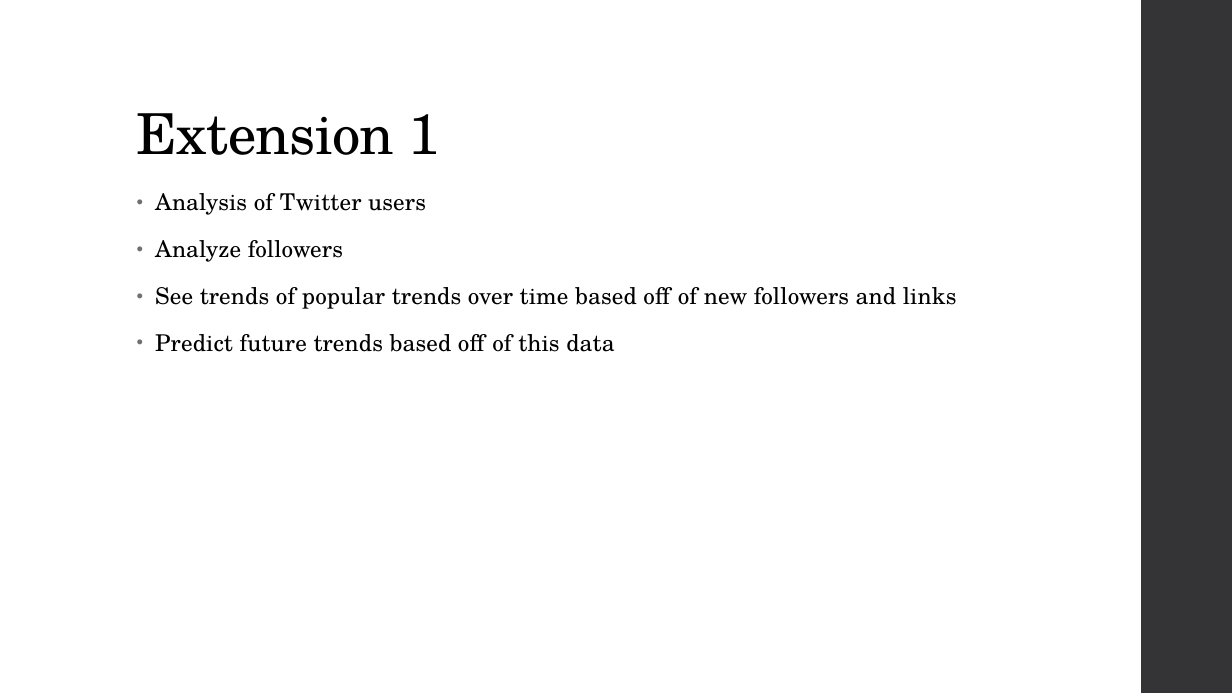
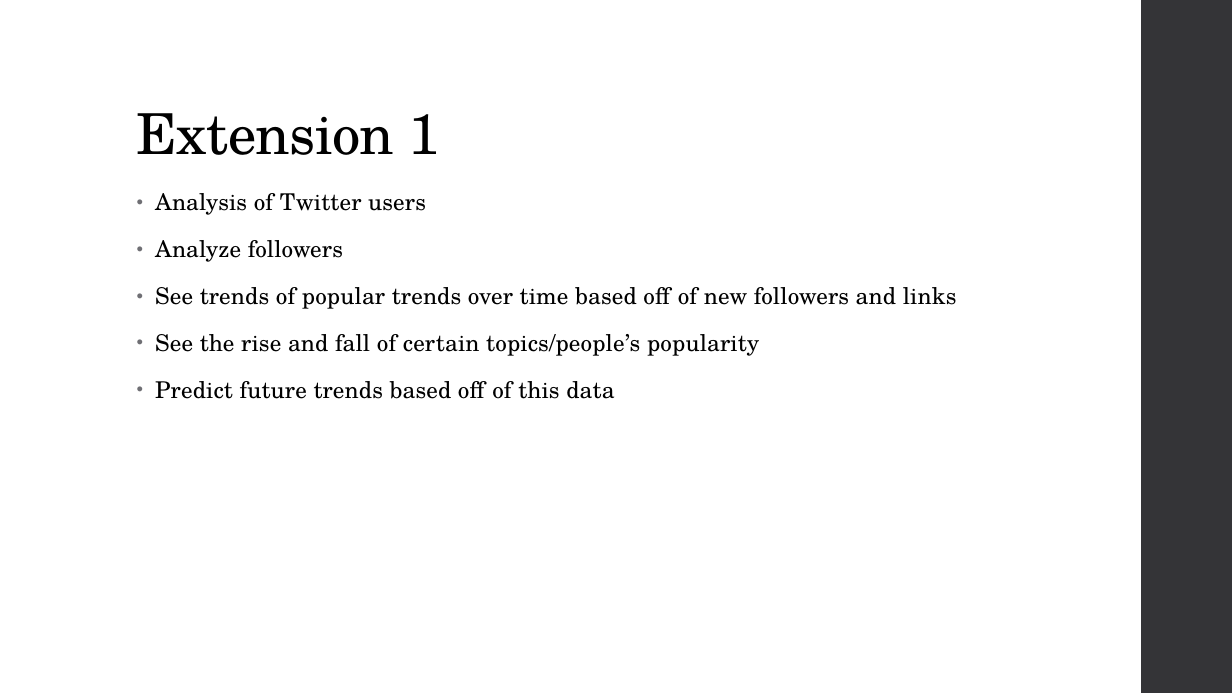
Before and after one commit to JefreyHildebrandt/UCF-Schoolwork, a slide deck: slide 20 of CAP6675 - Complex Adaptive Systems/EmergenceOfScalingPresentation/PresentationDraft2.pptx. Drawn at 1232x693 pixels with LibreOffice and Linux fonts; fonts in the diff are those of the drawing. Boxes give left, top, right and bottom in pixels: in the first picture for what was removed or moved away, otherwise in the second. Text is boxed around its words. In the diff, an @@ line names an element or a change of style, - is before the commit and + after.

```diff
--- a/CAP6675 - Complex Adaptive Systems/EmergenceOfScalingPresentation/PresentationDraft2.pptx
+++ b/CAP6675 - Complex Adaptive Systems/EmergenceOfScalingPresentation/PresentationDraft2.pptx
@@ text at [155,334,759,356]: paragraph added @@
+• See the rise and fall of certain topics/people’s popularity
```
Also in this commit, not shown: 10 other slides changed.
